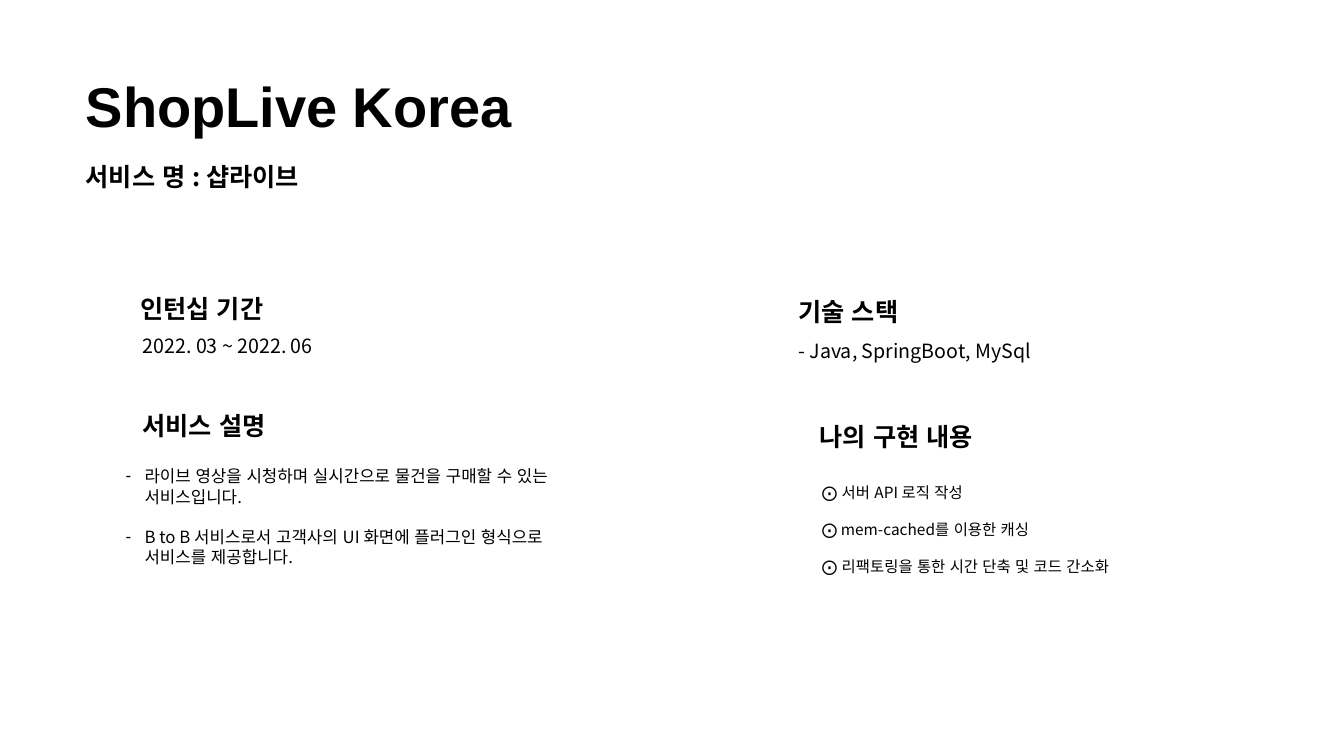
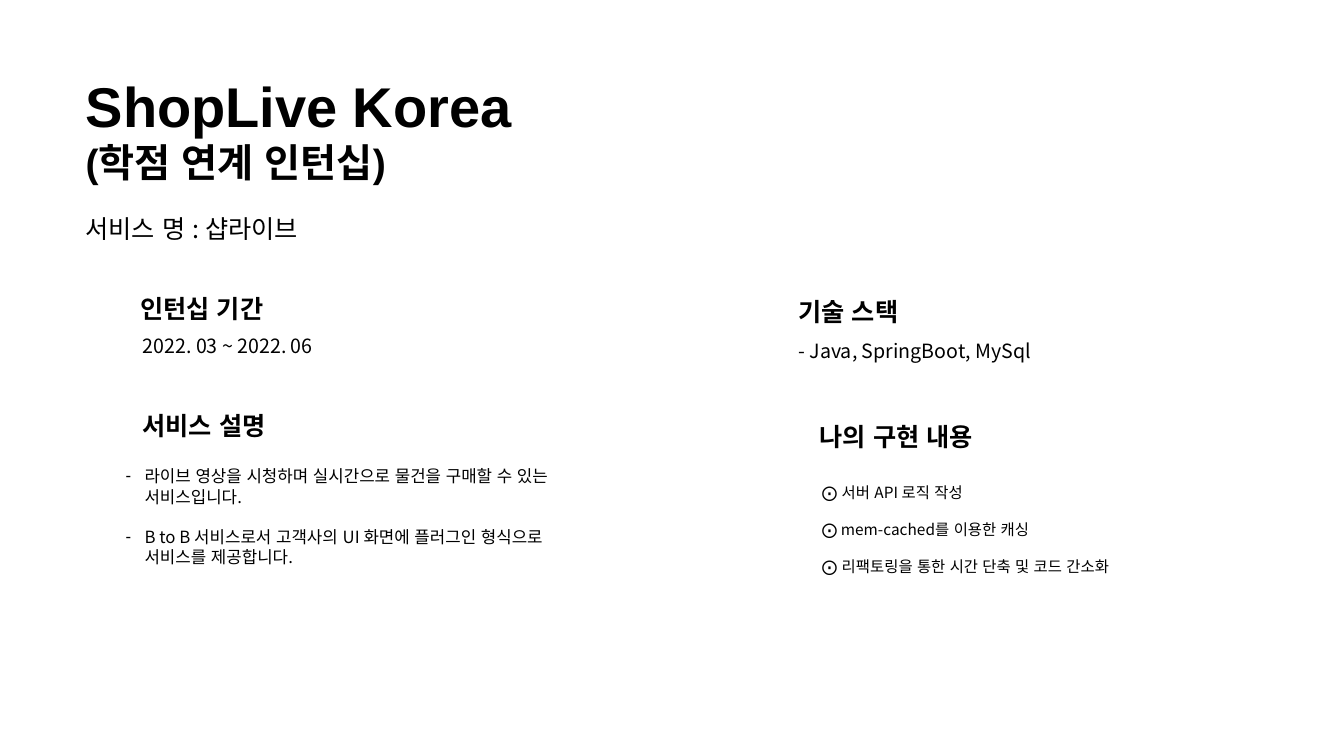
Before and after one commit to ohjinhokor/PortFolio, a slide deck: slide 9 of 오진호 포트폴리오.pptx. Drawn at 1344x756 pixels with LibreOffice and Linux fonts; fonts in the diff are those of the drawing; background and template pictures are left out. Boxes give left, top, right and bottom in pixels: in the first picture for what was removed or moved away, otherwise in the second. Text is boxed around its words. In the diff, an @@ line names an element or a change of style, - is before the commit and + after.

```diff
--- a/오진호 포트폴리오.pptx
+++ b/오진호 포트폴리오.pptx
@@ text at [86,137,386,185]: paragraph added @@
+(학점 연계 인턴십)
@@ text "서비스 명 : 샵라이브": place and size @@
-text "서비스 명 : 샵라이브" at [86,165,299,189]
+text "서비스 명 : 샵라이브" at [86,217,298,240]
@@ text "서비스 명 : 샵라이브" at [86,217,298,240]: bold off @@
```
Also in this commit, not shown: 2 other slides changed, 5 other files.
